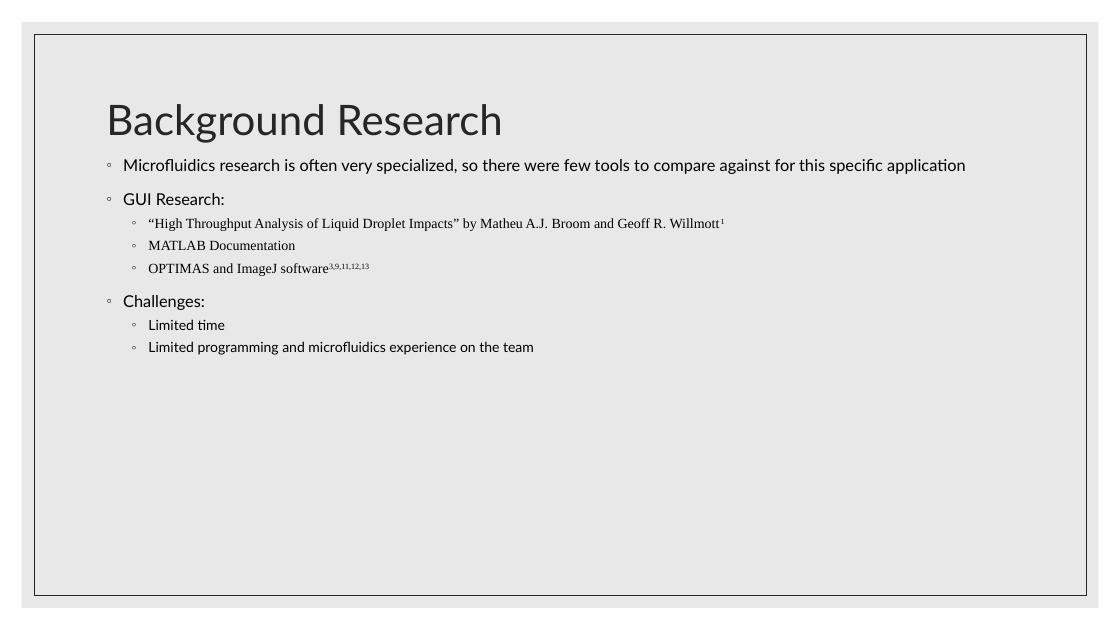
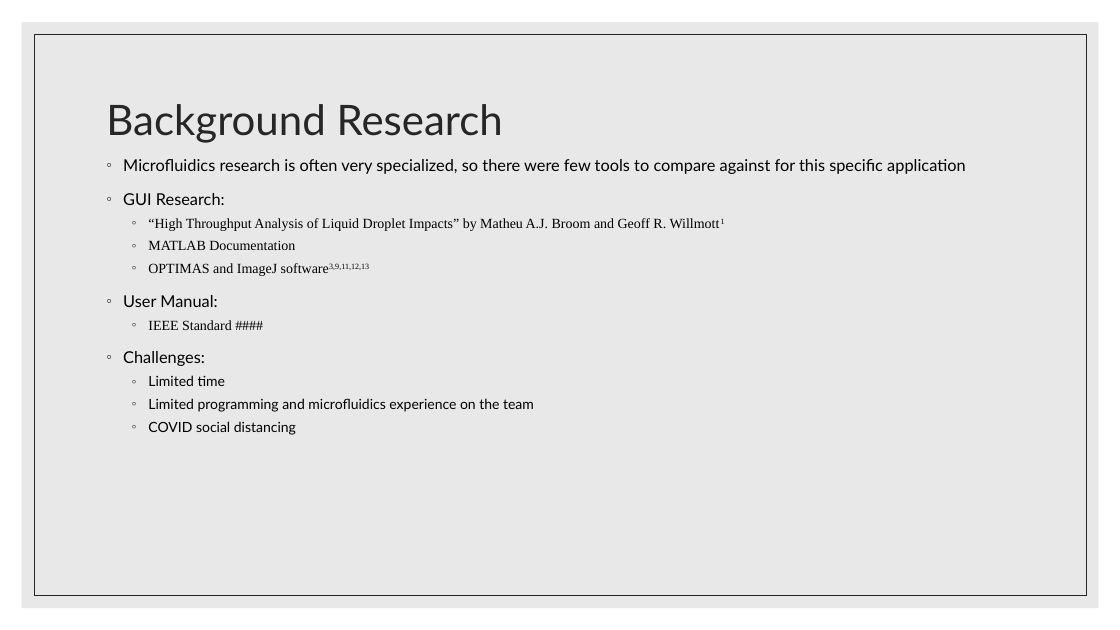
Before and after one commit to IFDL-WSU/Viscous-Droplet-Impact, a slide deck: slide 4 of Final Presentation/MECH417_Team4_FinalPresentation.pptx. Drawn at 1120x630 pixels with LibreOffice and Linux fonts; fonts in the diff are those of the drawing. Boxes give left, top, right and bottom in pixels: in the first picture for what was removed or moved away, otherwise in the second. Text is boxed around its words. In the diff, an @@ line names an element or a change of style, - is before the commit and + after.

```diff
--- a/Final Presentation/MECH417_Team4_FinalPresentation.pptx
+++ b/Final Presentation/MECH417_Team4_FinalPresentation.pptx
@@ text at (123,295,232,330): paragraphs added @@
+◦ User Manual:
+  ◦ IEEE Standard ####
@@ text at (148,421,296,435): paragraph added @@
+  ◦ COVID social distancing
```
Also in this commit, not shown: 5 other slides changed.
